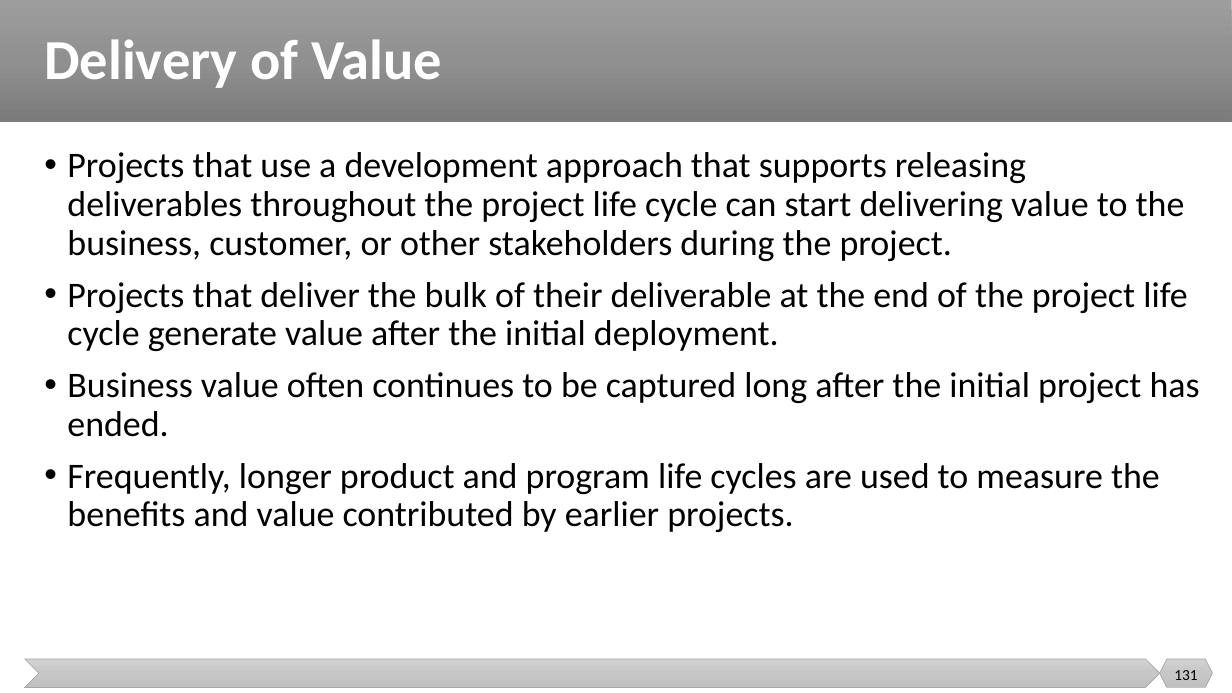
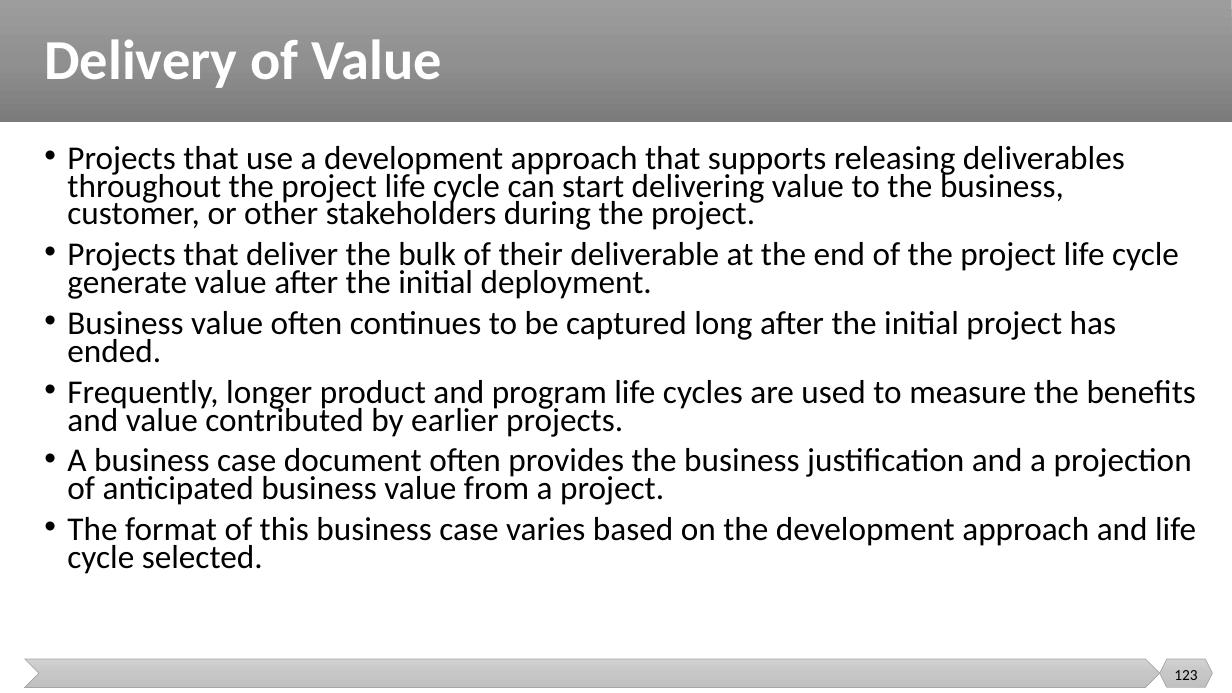
Before and after one commit to malenezi/malenezi, a slide deck: slide 123 of SE423/Lectures/1-Introduction/Project Performance Domains.pptx (slide 131 before the commit). Drawn at 1232x693 pixels with LibreOffice and Linux fonts; fonts in the diff are those of the drawing. Boxes give left, top, right and bottom in pixels: in the first picture for what was removed or moved away, otherwise in the second. Text is boxed around its words. In the diff, an @@ line names an element or a change of style, - is before the commit and + after.

```diff
--- a/SE423/Lectures/1-Introduction/Project Performance Domains.pptx
+++ b/SE423/Lectures/1-Introduction/Project Performance Domains.pptx
@@ text at [67, 146, 1196, 437]: size 28 to 25.9 pt in "Projects that use a development approach that ...", "Projects that deliver the bulk of their ...", "Business value often continues to be captured ...", "Frequently, longer product and program life cycles ..."; line spacing 0.9 to 0.7 @@
@@ text at [67, 448, 1196, 574]: paragraphs added @@
+• A business case document often provides the business justification and a projection of anticipated business value from a project.
+• The format of this business case varies based on the development approach and life cycle selected.
@@ page number at [1174, 670, 1197, 680]: text changed @@
-131
+123
```
Also in this commit, not shown: 9 other slides changed, 9 slides removed, 1 other file.
